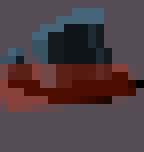
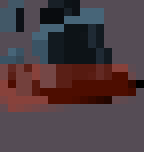
Comparing the layer stacks of the two 144 x 152 images. Changes:
added group "Pireces" with 4 layers above "TombstoneD.png" over [0, 0, 80, 96]
added layer "TombstoneDPiece1.png" in group "Pireces" over [16, 56, 40, 96]
added layer "TombstoneDPiece2.png" in group "Pireces" over [40, 0, 80, 24]
added layer "TombstoneDPiece3.png" in group "Pireces" over [48, 0, 80, 16]
added layer "TombstoneDPiece4.png" in group "Pireces" over [0, 0, 24, 32]
